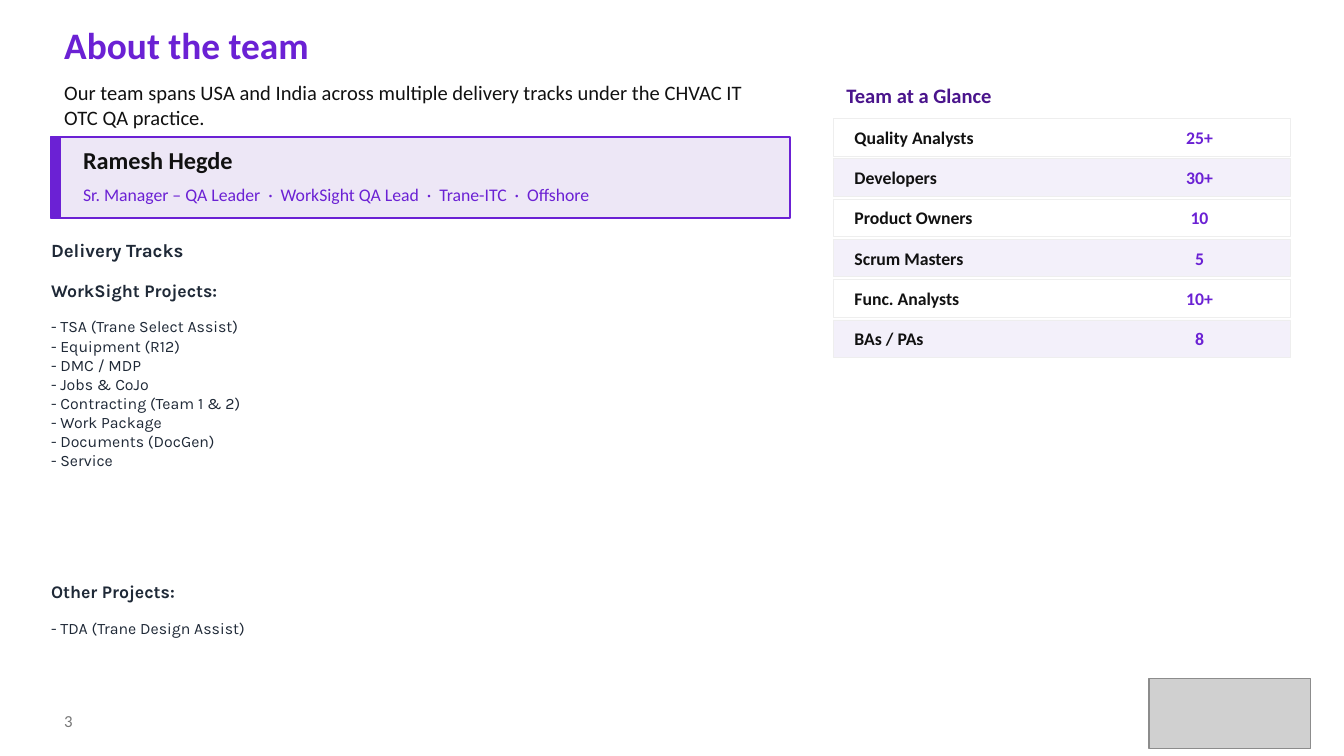
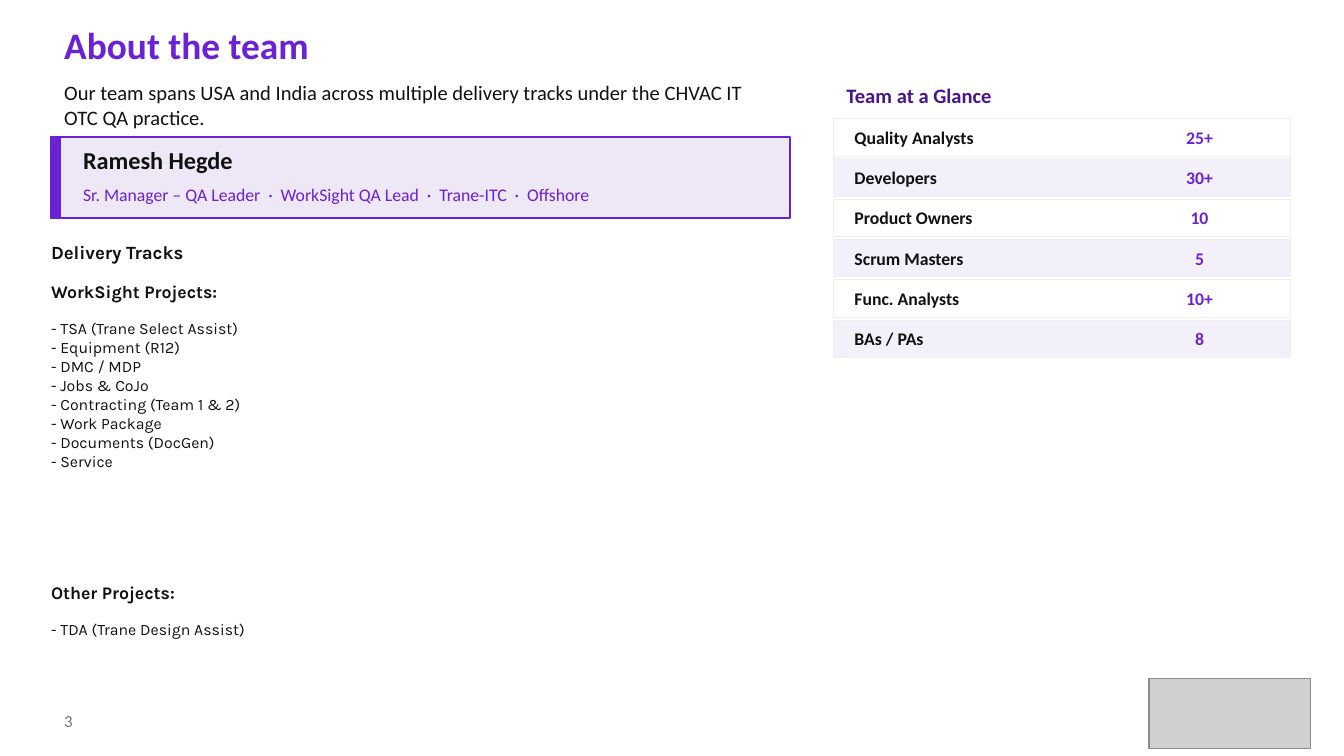
Before and after one commit to Sagar-konkanagaon/ETL__ASSIGNMENT, a slide deck: slide 3 of CHVAC_QA_Onboarding_Updated (1).pptx. Drawn at 1344x756 pixels with LibreOffice and Linux fonts; fonts in the diff are those of the drawing; grey boxes stand for pictures. Boxes give left, top, right and bottom in pixels: in the first picture for what was removed or moved away, otherwise in the second. Text is boxed around its words. In the diff, an @@ line names an element or a change of style, - is before the commit and + after.

```diff
--- a/CHVAC_QA_Onboarding_Updated (1).pptx
+++ b/CHVAC_QA_Onboarding_Updated (1).pptx
@@ text colour #1F2937 to #111111 in 5 elements at <box>51,245,183,264</box>, <box>51,285,217,303</box>, <box>60,322,240,467</box>, <box>51,586,175,604</box>, <box>60,623,245,639</box> @@
```
Also in this commit, not shown: 4 other slides changed.
